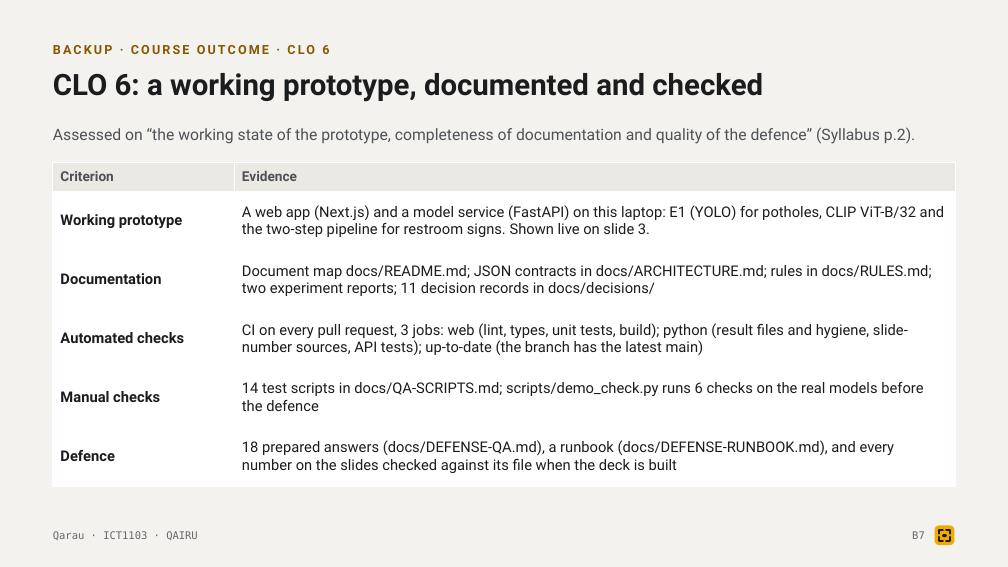
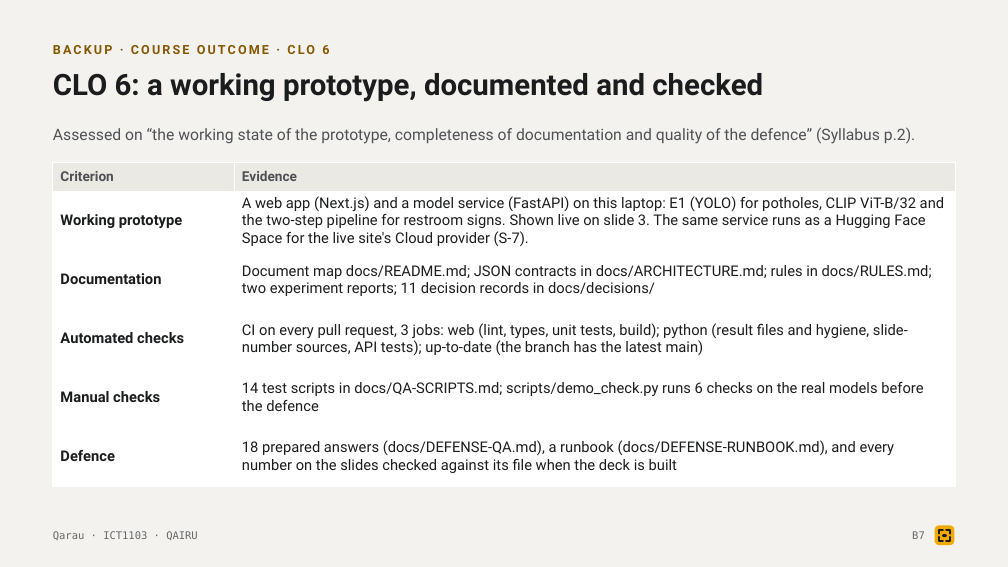
Before and after one commit to tairqaldy/jolscan-ict-final-1st-trimester, a slide deck: slide 19 of docs/deck/qarau-defense-deck.pptx. Drawn at 1008x567 pixels with LibreOffice and Linux fonts; fonts in the diff are those of the drawing. Boxes give left, top, right and bottom in pixels: in the first picture for what was removed or moved away, otherwise in the second. Text is boxed around its words. In the diff, an @@ line names an element or a change of style, - is before the commit and + after.

```diff
--- a/docs/deck/qarau-defense-deck.pptx
+++ b/docs/deck/qarau-defense-deck.pptx
@@ table at (53, 163, 955, 486) @@
-row 2, column 2: A web app (Next.js) and a model service (FastAPI) on this laptop: E1 (YOLO) for potholes, CLIP ViT-B/32 and the two-step pipeline for restroom signs. Shown live on slide 3.
+row 2, column 2: A web app (Next.js) and a model service (FastAPI) on this laptop: E1 (YOLO) for potholes, CLIP ViT-B/32 and the two-step pipeline for restroom signs. Shown live on slide 3. The same service runs as a Hugging Face Space for the live site's Cloud provider (S-7).
```
Also in this commit, not shown: 5 other slides changed, 5 slides added, 8 other files.
